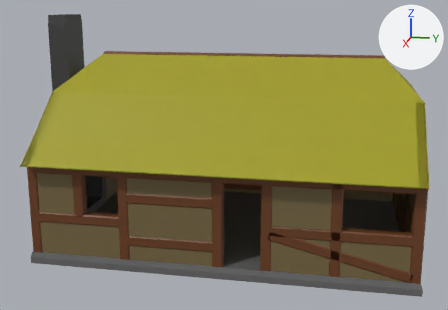
Renders of the Blender file Blendfiles/Robin/House_Longer.blend from each side of a commit.
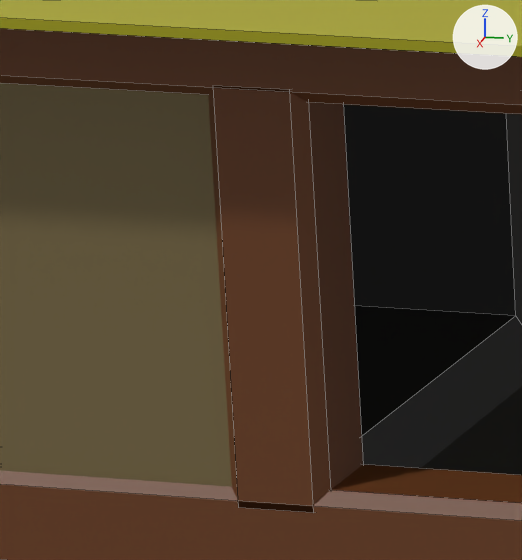
Each version appears first whole from a camera (50 mm lens) standing at (15.69, 3.25, 6.06) and looking at (0.17, 0.15, 2.18), and next in a close-up on the part from 11% to 23% of the width and 53% to 72% of the height. Arrows for +X, +Y and +Z are at upper right; the lights stay in place. The close-ups show mesh edges as thin lines.

Before the edit, the objects in view are built like this:
```python
me_cube_006 = bpy.data.meshes.new('Cube.006')
me_cube_006.from_pydata(...)  # 16 vertices, 10 faces; spans x -1.0..1.0, y -1.0..1.0, z -1.0..1.0
me_cube_006.materials.append(mat_wood)  # brown #6b3d1c
me_cube_013 = bpy.data.meshes.new('Cube.013')
me_cube_013.from_pydata(...)  # 16 vertices, 10 faces; spans x -1.0..1.0, y -1.0..1.0, z -1.0..1.0
me_cube_013.materials.append(mat_wood_003)  # brown #6b3d1c
me_cube_053 = bpy.data.meshes.new('Cube.053')
me_cube_053.from_pydata(...)  # 30 vertices, 30 faces, 2 loose edges; spans x -1.3..1.7, y -0.6..30.8, z -1.0..2.8
me_cube_053.materials.append(mat_roof)  # yellow #a09c0e
ob_balkenf_006 = bpy.data.objects.new('BalkenF.006', me_cube_006)
ob_balkenf_006.location = (2.84, -2.735, 2.355)
ob_balkenf_006.rotation_euler = (1.571, 0.0, 0.0)  # degrees (90, 0, 0)
ob_balkenf_006.scale = (0.125, 0.125, 1.0)
ob_balkenf_044 = bpy.data.objects.new('BalkenF.044', me_cube_013)
ob_balkenf_044.location = (2.84, -2.725, 1.755)
ob_balkenf_044.scale = (0.125, 0.125, -0.512)
ob_cube_003 = bpy.data.objects.new('Cube.003', me_cube_053)
ob_cube_003.location = (3.2, 0.0, 3.06)
ob_cube_003.rotation_euler = (0.0, 0.0, 7.854)  # degrees (0, 0, 90)
ob_cube_003.scale = (2.96, 0.1, 0.6)
# also in view: 'Cube' at (0.0, -4.16, 2.88); 'Base' at (0.0, 0.5, 0.14); 'BalkenF.001' at (2.84, -2.73, 1.17); 'Cube.006' at (2.84, -3.24, 1.73)
```
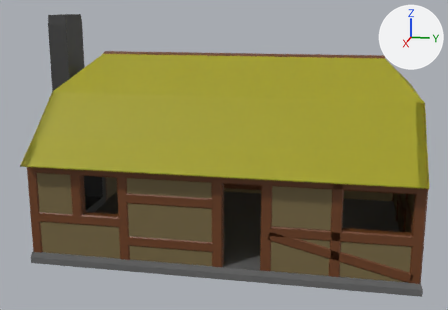
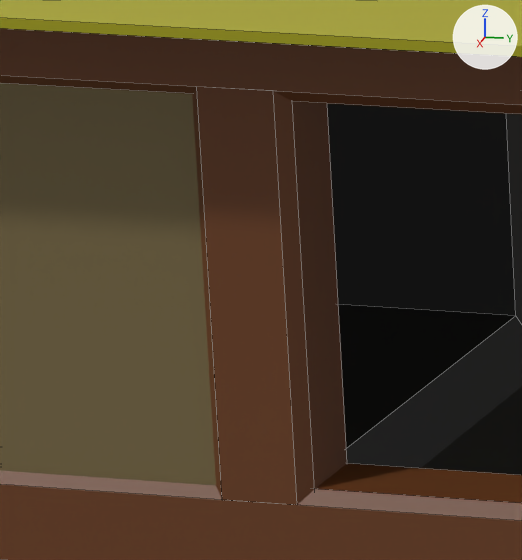
Location of each change, (x1, y1, x2, y2) in pixels of the close-ups (522 x 560 px):
'BalkenF.044', moved, rescaled: before (208, 86, 363, 513); after (192, 87, 347, 505)

The change, as a diff of the scene's bpy script:
```diff
--- a/Blendfiles/Robin/House_Longer.blend.py
+++ b/Blendfiles/Robin/House_Longer.blend.py
@@ ob_balkenf_044 @@
 ob_balkenf_044 = bpy.data.objects.new('BalkenF.044', me_cube_013)
-ob_balkenf_044.location = (2.84, -2.725, 1.755)
-ob_balkenf_044.scale = (0.125, 0.125, -0.512)
+ob_balkenf_044.location = (2.84, -2.765, 1.761)
+ob_balkenf_044.scale = (0.125, 0.125, 0.501)
```
